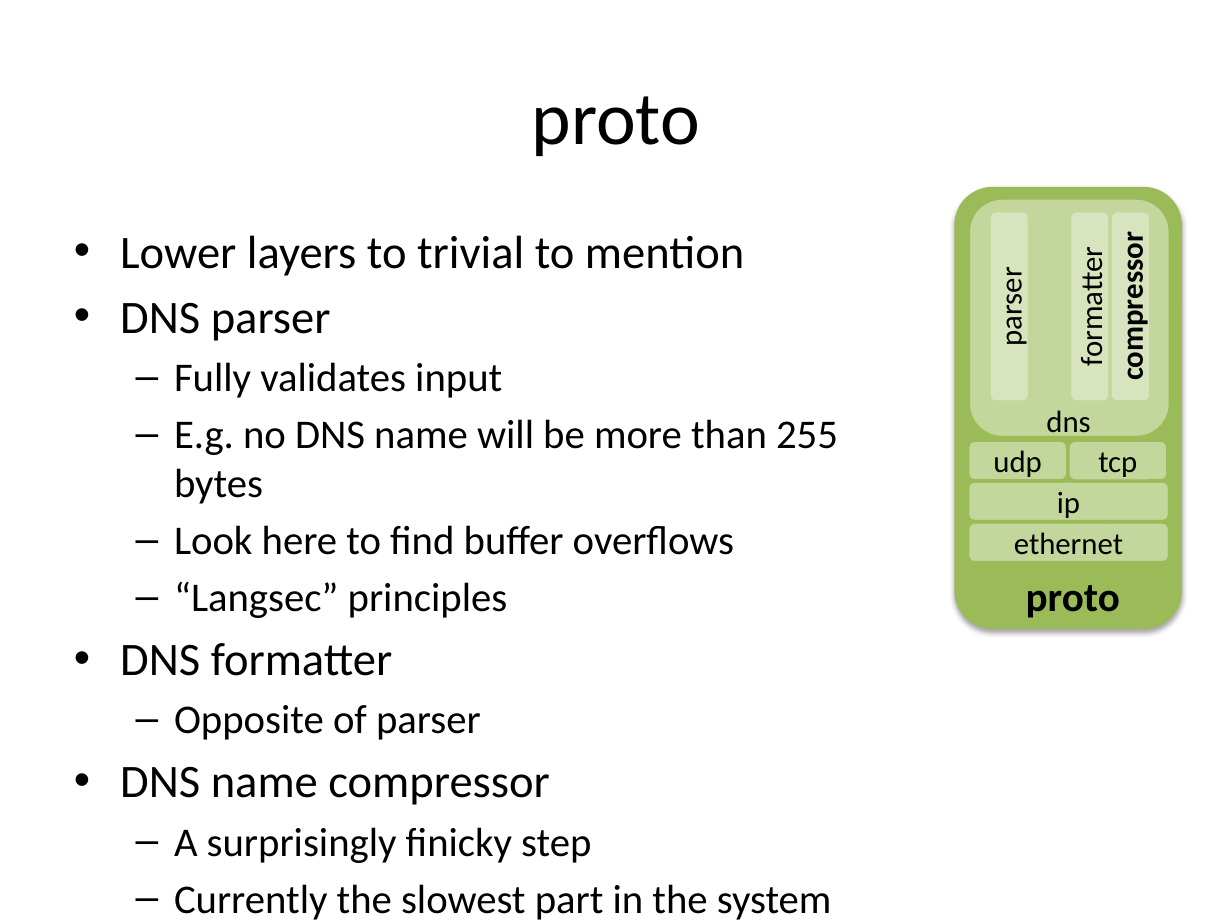
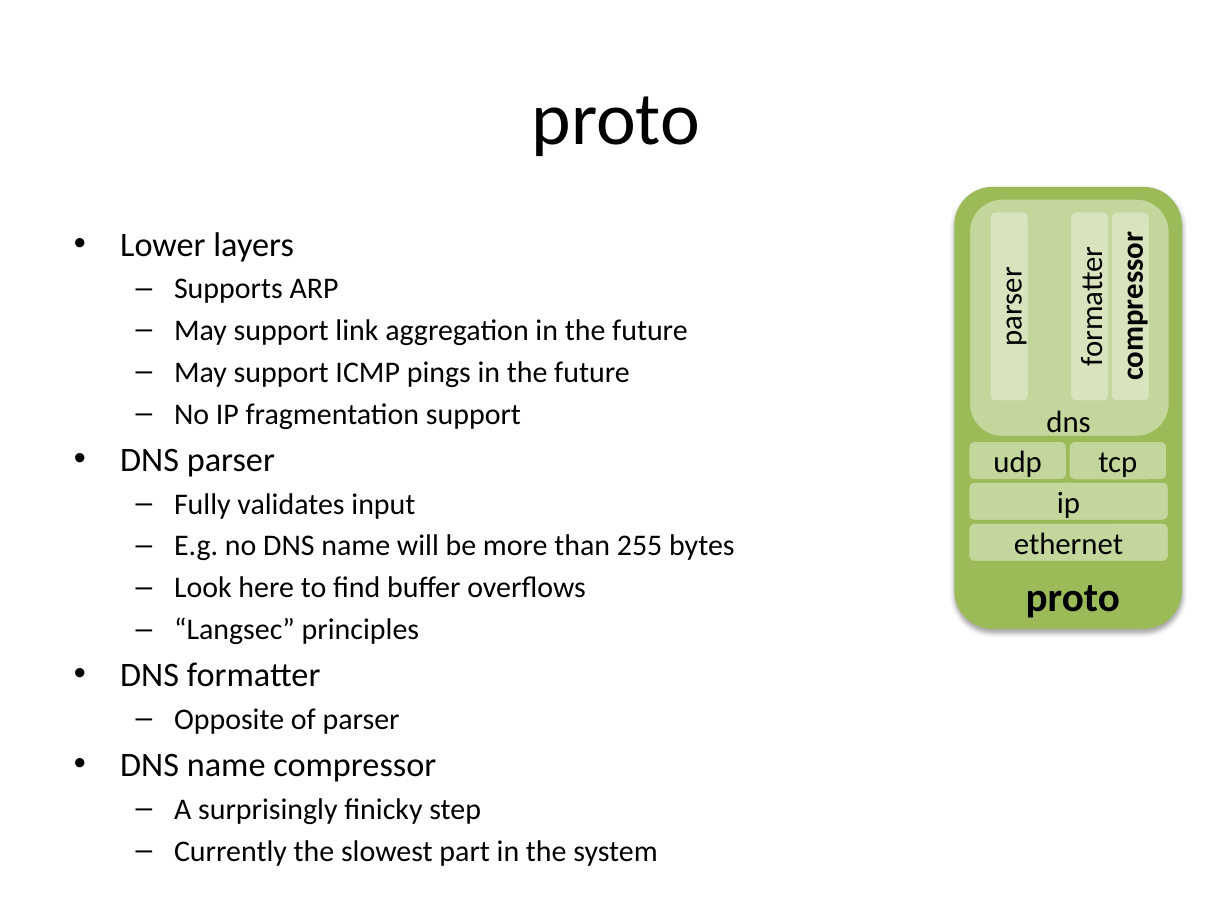
Before and after one commit to robertdavidgraham/robdns, a slide deck: slide 22 of doc/high-level-design.pptx (slide 5 before the commit). Drawn at 1232x924 pixels with LibreOffice and Linux fonts; fonts in the diff are those of the drawing. Boxes give left, top, right and bottom in pixels: in the first picture for what was removed or moved away, otherwise in the second. Text is boxed around its words. In the diff, an @@ line names an element or a change of style, - is before the commit and + after.

```diff
--- a/doc/high-level-design.pptx
+++ b/doc/high-level-design.pptx
@@ text at [174, 278, 687, 429]: text changed; size 27.2 to 17.5 pt @@
-• Lower layers to trivial to mention
+• Lower layers
+  – Supports ARP
+  – May support link aggregation in the future
+  – May support ICMP pings in the future
+  – No IP fragmentation support
@@ text at [120, 448, 735, 866]: size 27.2 to 20 pt in "DNS parser", "DNS formatter", "DNS name compressor"; size 23.8 to 17.5 pt in "Fully validates input", "E.g. no DNS name will be more ...", "Look here to find buffer overflows", "“Langsec” principles" and 3 more places; less space between paragraphs @@
```
Also in this commit, not shown: 7 other slides changed, 20 slides added, 16 other files.
